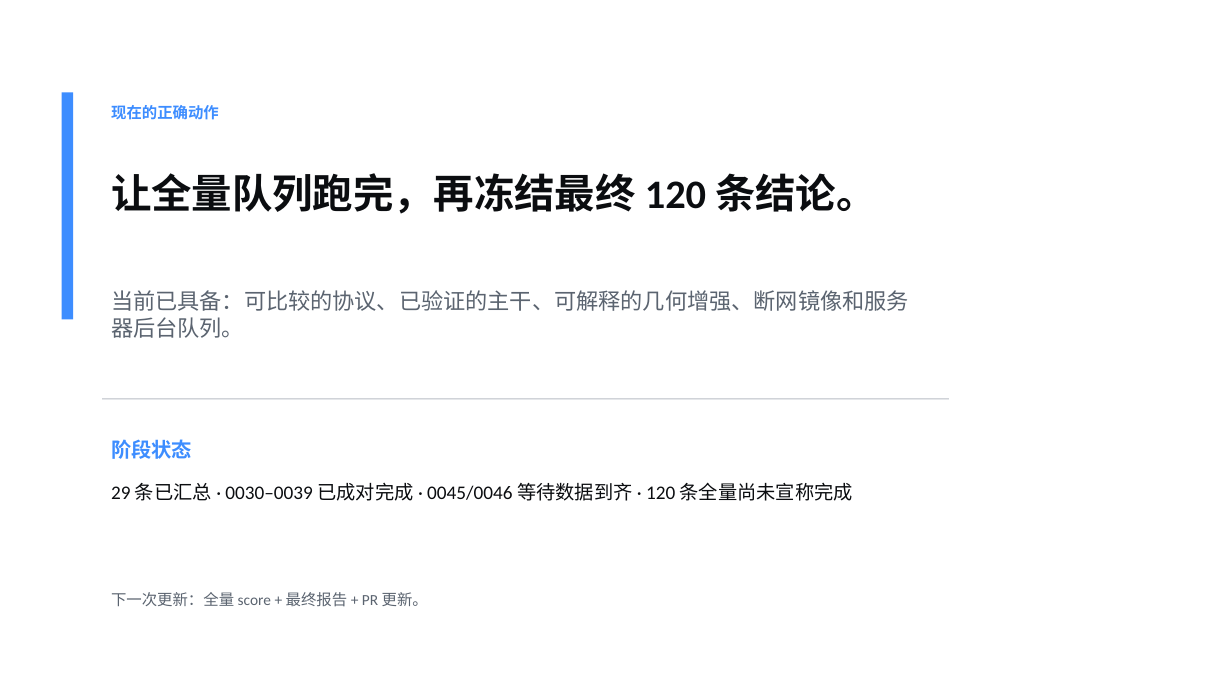
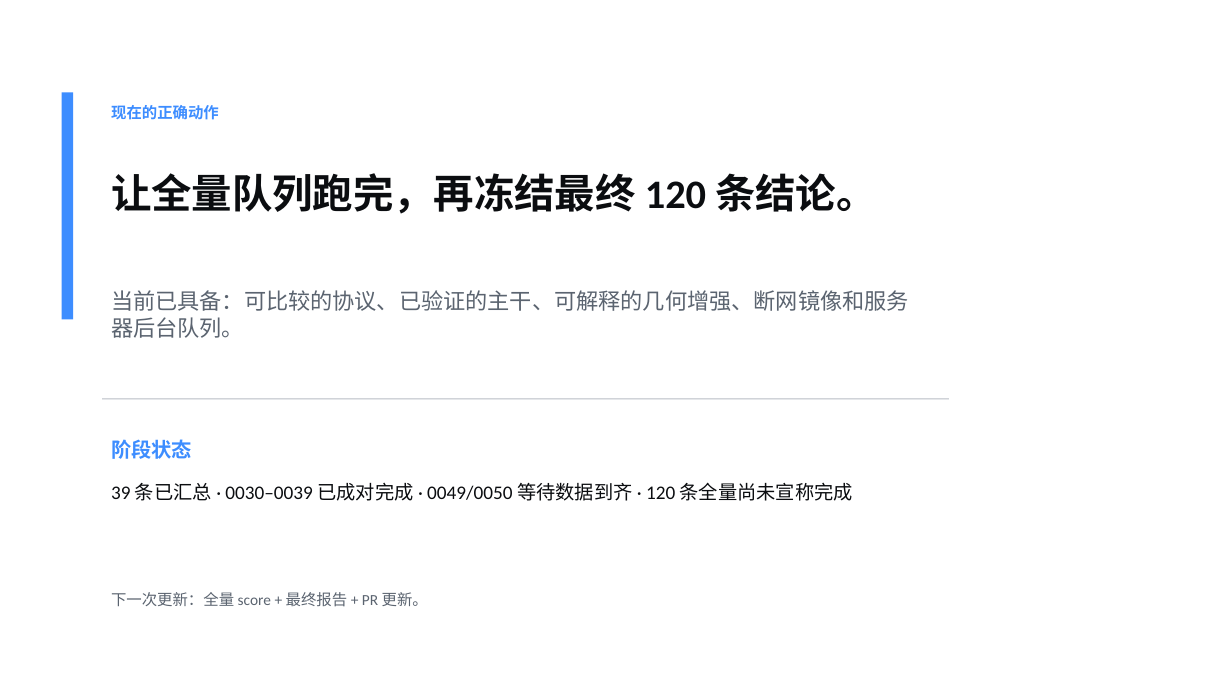
Before and after one commit to A3435331841/instan, a slide deck: slide 9 of reports/GRT360_Research_Handoff_2026-08-09.pptx. Drawn at 1232x693 pixels with LibreOffice and Linux fonts; fonts in the diff are those of the drawing. Boxes give left, top, right and bottom in pixels: in the first picture for what was removed or moved away, otherwise in the second. Text is boxed around its words. In the diff, an @@ line names an element or a change of style, - is before the commit and + after.

```diff
--- a/reports/GRT360_Research_Handoff_2026-08-09.pptx
+++ b/reports/GRT360_Research_Handoff_2026-08-09.pptx
@@ text at <box>111,482,853,501</box>: text changed @@
-29 条已汇总 · 0030–0039 已成对完成 · 0045/0046 等待数据到齐 · 120 条全量尚未宣称完成
+39 条已汇总 · 0030–0039 已成对完成 · 0049/0050 等待数据到齐 · 120 条全量尚未宣称完成
```
Also in this commit, not shown: 2 other slides changed, 4 other files.
